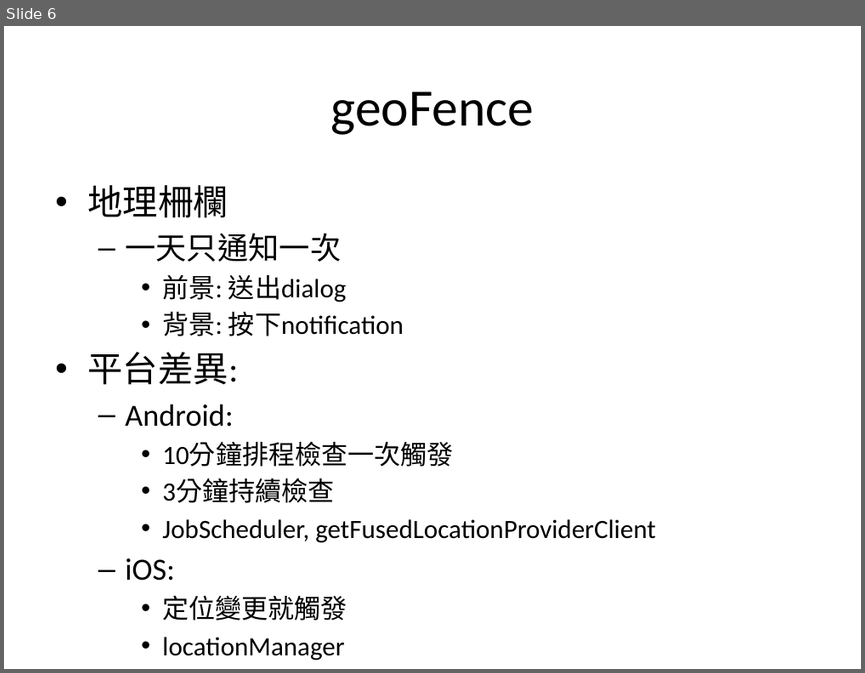
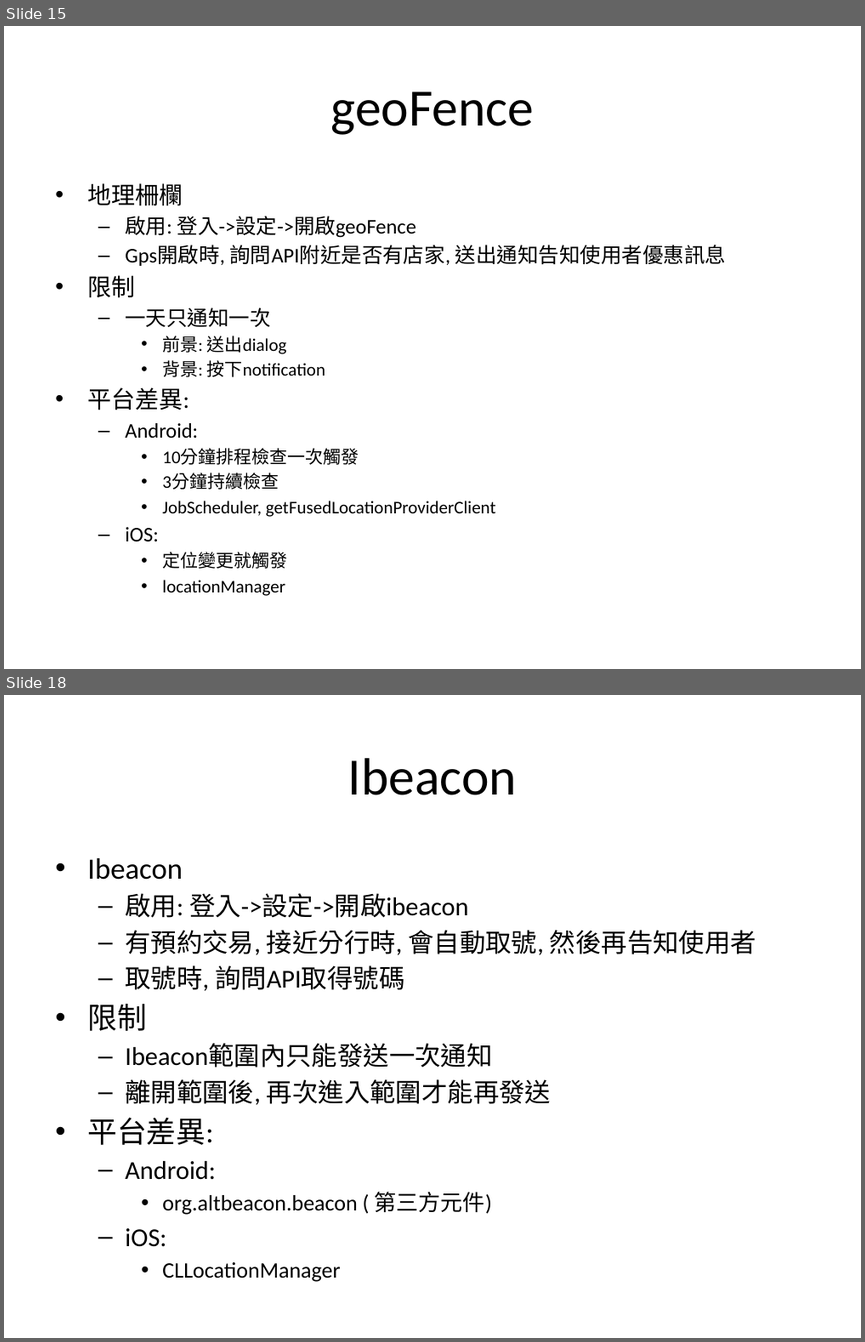
Before and after one commit to kodakjerec/myWebView, a slide deck: sequence/SCMobile負責項目.pptx. Shown one above the other, each under a label of ours: slide 6 before the commit, slides 15 and 18 after it; the slides between them are not shown. The pictures are 865x673 and 865x1342 pixels, drawn with LibreOffice and Linux fonts; fonts in the diff are those of the drawing. Boxes give left, top, right and bottom in pixels: in the first picture for what was removed or moved away, otherwise in the second. Text is boxed around its words. In the diff, an @@ line names an element or a change of style, - is before the commit and + after.

```diff
--- a/sequence/SCMobile負責項目.pptx
+++ b/sequence/SCMobile負責項目.pptx
@@ slide 18 added at (x1=4, y1=695, x2=861, y2=1338), background #FFFFFF @@
@@ title added at (x1=348, y1=758, x2=517, y2=795), 44 pt, text #000000 @@
+Ibeacon
@@ text added at (x1=87, y1=858, x2=756, y2=1281), 21.7 pt, text #000000 @@
+• Ibeacon
+  – 啟用: 登入->設定->開啟ibeacon
+  – 有預約交易, 接近分行時, 會自動取號, 然後再告知使用者
+  – 取號時, 詢問API取得號碼
+• 限制
+  – Ibeacon範圍內只能發送一次通知
+  – 離開範圍後, 再次進入範圍才能再發送
+• 平台差異:
+  – Android:
+    • org.altbeacon.beacon ( 第三方元件)
+  – iOS:
+    • CLLocationManager
@@ what was slide 6 is now slide 15 @@
@@ slide 15 changed as well @@
@@ text at (x1=87, y1=183, x2=496, y2=596): size 29.6 to 20 pt in "地理柵欄", "平台差異:"; size 25.9 to 17.5 pt in "一天只通知一次", "Android:", "iOS:"; size 22.2 to 15 pt in "前景: 送出dialog", "背景: 按下notification", "10分鐘排程檢查一次觸發", "3分鐘持續檢查" and 3 more places; less space between paragraphs @@
@@ text at (x1=87, y1=216, x2=726, y2=298): paragraphs added @@
+  – 啟用: 登入->設定->開啟geoFence
+  – Gps開啟時, 詢問API附近是否有店家, 送出通知告知使用者優惠訊息
+• 限制
```
Also in this commit, not shown: 4 other slides changed, 15 other slides added, 1 slide removed, 11 other files.
